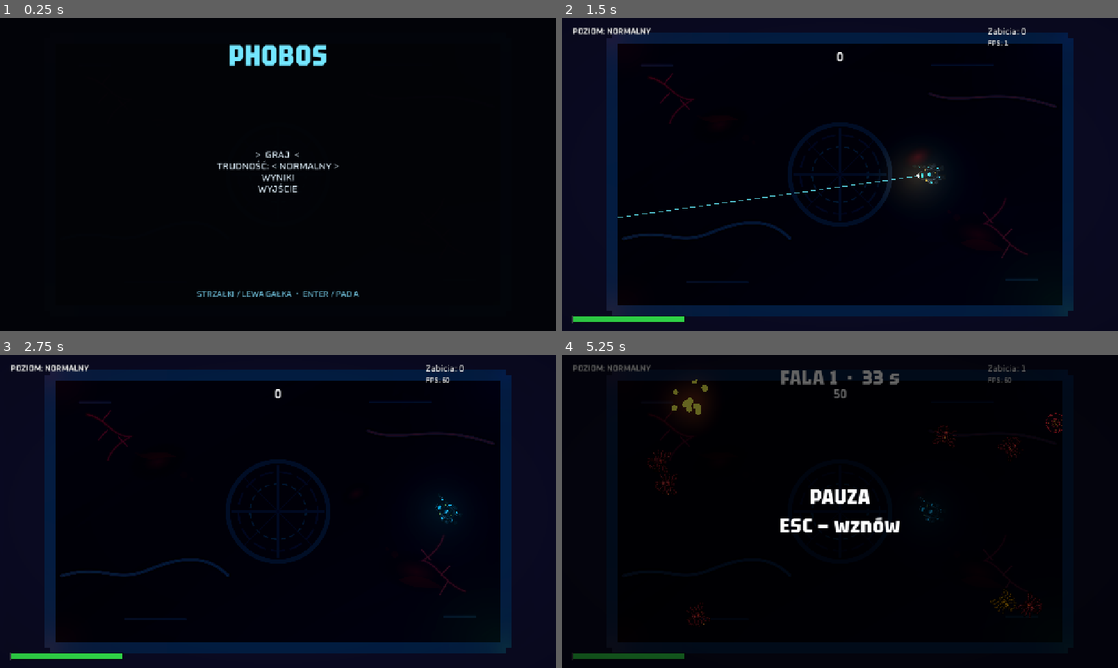
Above: before the commit, frames 1-4 (two rows, left to right).
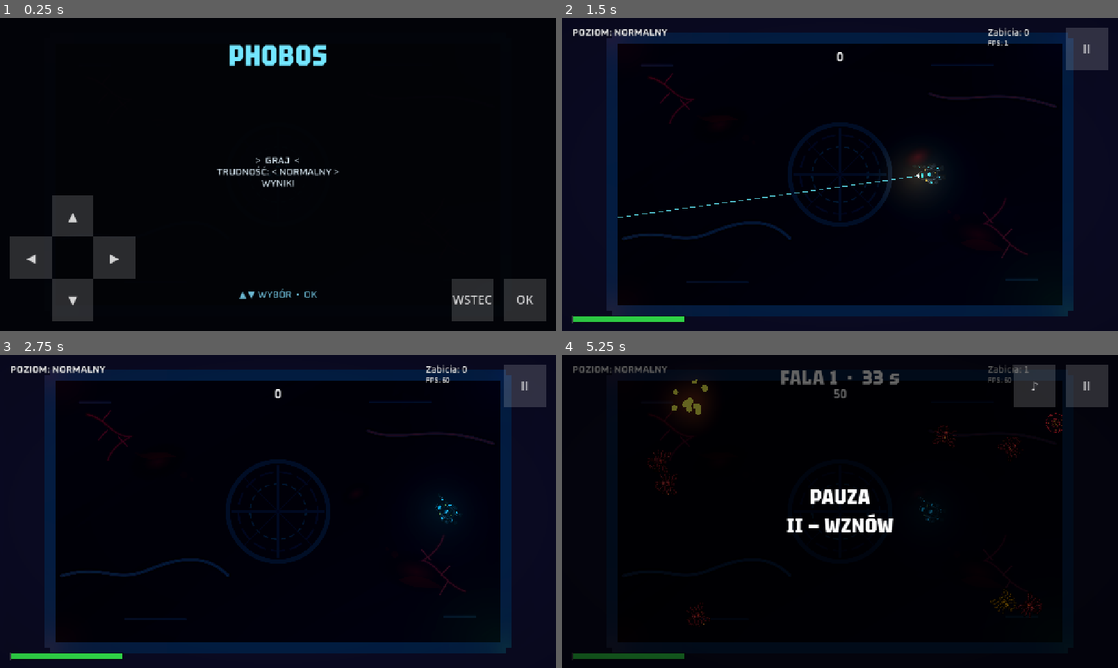
Above: after the commit, the same moments.

Repository: marekpiotrowskimp/phobos
Game: Godot game, scene res://scenes/main.tscn
The game is run twice, just before and just after one commit, with the same random seed, the same clock (stepped at 60 frames per second) and the same inputs.
Inputs (mouse positions are in pixels of both pictures, inside the frame that each line leads up to):
- Up to frame 1 (0.25 s): no input
- Up to frame 2 (1.5 s): tap Enter (menu_confirm) at 0.5 s; move the mouse to (962, 158) at 0.52 s; hold D (menu_right) 0.53-1.25 s; hold Space (shoot) 0.53-1.25 s; click (962, 158) at 0.67 s; drag from (728, 190) to (812, 237) at 1.27 s
- Up to frame 3 (2.75 s): move the mouse to (333, 442) at 2.02 s; hold D (menu_right) from 2.03 s (still down); hold Space (shoot) from 2.03 s (still down); click (333, 442) at 2.17 s
- Up to frame 4 (5.25 s): release D (menu_right) at 2.75 s; release Space (shoot) at 2.75 s; drag from (812, 574) to (673, 464) at 2.77 s; move the mouse to (1006, 558) at 3.52 s; hold A (menu_left) 3.53-4.25 s; hold Space (shoot) 3.53-4.25 s; click (1006, 558) at 3.67 s; tap Enter (menu_confirm) at 4.15 s; drag from (673, 464) to (756, 433) at 4.27 s; move the mouse to (867, 511) at 5.02 s; hold Escape (menu_back) from 5.03 s (still down); hold Space (shoot) from 5.03 s (still down); click (867, 511) at 5.17 s

The runs differ from the first frame. In frame 1, 7.3% of the frame differs, in the area x 1-99%, y 42-97%; in frame 2, 1.5%; in frame 3, 1.5%; in frame 4, 3.0%.

Commit message:
feat(ios): integracja dotyku, safe area i proporcje iPhone/iPad
Scena main tworzy nakładkę dotykową, pauzuje grę przy zejściu aplikacji
do tła, menu bez „WYJŚCIE”, dotyk nie emuluje myszy.
Obraz wypełnia ekran (stretch expand), kamera zachowuje rozmiar areny
na każdym ekranie, HUD i przyciski omijają notch i pasek Home.
Podpowiedzi opisują sterowanie dotykowe, minimalny font 22 px.

Diff:
--- a/ports/ios/project/project.godot
+++ b/ports/ios/project/project.godot
@@ -20,8 +20,12 @@
 window/size/viewport_width=1280
 window/size/viewport_height=720
 window/stretch/mode="canvas_items"
-window/stretch/aspect="keep"
+window/stretch/aspect="expand"
 window/handheld/orientation=4
+
+[input_devices]
+
+pointing/emulate_mouse_from_touch=false
 
 [physics]
 
--- a/ports/ios/project/scripts/hud.gd
+++ b/ports/ios/project/scripts/hud.gd
@@ -49,6 +49,13 @@
 var _display_font: FontVariation
 var _ui_font: FontVariation
 var _ui_font_bold: FontVariation
+## Gameplay HUD controls and their offsets without safe-area margins.
+var _safe_controls: Array[Control] = []
+var _base_offsets := {}
+
+## Width of the menu-screen text column: wide enough for the longest ranking line (≈ 610 px at
+## 22 px) and narrow enough to stay between the touch d-pad and the OK/BACK buttons.
+const SCREEN_COLUMN_WIDTH := 640.0
 
 func _ready() -> void:
 	process_mode = Node.PROCESS_MODE_ALWAYS
@@ -116,7 +123,7 @@
 	add_child(score_label)
 
 	kills_label = Label.new()
-	kills_label.add_theme_font_size_override("font_size", 20)
+	kills_label.add_theme_font_size_override("font_size", 22)
 	kills_label.text = "Zabicia: 0"
 	kills_label.set_anchors_preset(Control.PRESET_TOP_RIGHT)
 	kills_label.position = Vector2(-300, 22)
@@ -131,7 +138,7 @@
 	add_child(fps_label)
 
 	difficulty_label = Label.new()
-	difficulty_label.add_theme_font_size_override("font_size", 18)
+	difficulty_label.add_theme_font_size_override("font_size", 22)
 	difficulty_label.position = Vector2(24, 22)
 	difficulty_label.size = Vector2(300, 28)
 	add_child(difficulty_label)
@@ -176,6 +183,10 @@
 	flash.mouse_filter = Control.MOUSE_FILTER_IGNORE
 	add_child(flash)
 
+	_safe_controls = [wave_label, score_label, kills_label, fps_label, difficulty_label, hp_bar, od_bar]
+	for control in _safe_controls:
+		_base_offsets[control] = [control.offset_left, control.offset_top, control.offset_right, control.offset_bottom]
+
 func _build_panels() -> void:
 	pause_panel = ColorRect.new()
 	pause_panel.color = Color(0, 0, 0, 0.6)
@@ -184,7 +195,7 @@
 	pause_panel.visible = false
 	add_child(pause_panel)
 	_pause_label = Label.new()
-	_pause_label.text = "PAUZA\nESC — wznów"
+	_pause_label.text = "PAUZA\nII — WZNÓW"
 	_pause_label.add_theme_font_size_override("font_size", 48)
 	_pause_label.horizontal_alignment = HORIZONTAL_ALIGNMENT_CENTER
 	_pause_label.vertical_alignment = VERTICAL_ALIGNMENT_CENTER
@@ -227,7 +238,7 @@
 	_go_stats.position = Vector2(-400, 40)
 	_go_stats.size = Vector2(800, 40)
 	game_over_panel.add_child(_go_stats)
-	_go_hint.text = "ENTER / PAD A — GRAJ PONOWNIE"
+	_go_hint.text = "OK — GRAJ PONOWNIE"
 	_go_hint.add_theme_font_size_override("font_size", 26)
 	_go_hint.horizontal_alignment = HORIZONTAL_ALIGNMENT_CENTER
 	_go_hint.set_anchors_preset(Control.PRESET_CENTER)
@@ -245,25 +256,54 @@
 	_screen_title = Label.new()
 	_screen_title.add_theme_font_size_override("font_size", 64)
 	_screen_title.horizontal_alignment = HORIZONTAL_ALIGNMENT_CENTER
-	_screen_title.position = Vector2(120, 45)
-	_screen_title.size = Vector2(1040, 90)
+	_center_in_screen(_screen_title, -315.0, 90.0)
 	_screen_title.add_theme_color_override("font_color", Color(0.45, 0.9, 1.0))
 	screen_panel.add_child(_screen_title)
 	_screen_body = Label.new()
 	_screen_body.add_theme_font_size_override("font_size", 22)
 	_screen_body.horizontal_alignment = HORIZONTAL_ALIGNMENT_CENTER
 	_screen_body.vertical_alignment = VERTICAL_ALIGNMENT_CENTER
-	_screen_body.position = Vector2(100, 135)
-	_screen_body.size = Vector2(1080, 440)
+	_center_in_screen(_screen_body, -225.0, 440.0)
 	_screen_body.add_theme_color_override("font_color", Color(0.84, 0.9, 0.94))
 	screen_panel.add_child(_screen_body)
 	_screen_hint = Label.new()
-	_screen_hint.add_theme_font_size_override("font_size", 19)
+	_screen_hint.add_theme_font_size_override("font_size", 22)
 	_screen_hint.horizontal_alignment = HORIZONTAL_ALIGNMENT_CENTER
-	_screen_hint.position = Vector2(100, 625)
-	_screen_hint.size = Vector2(1080, 38)
+	_center_in_screen(_screen_hint, 265.0, 38.0)
 	_screen_hint.add_theme_color_override("font_color", Color(0.42, 0.72, 0.82))
 	screen_panel.add_child(_screen_hint)
+
+## Anchors a menu-screen label to the screen centre: SCREEN_COLUMN_WIDTH wide, `height` tall,
+## its top edge `top` px from the vertical centre (the 1280x720 layout kept, but centred).
+func _center_in_screen(label: Label, top: float, height: float) -> void:
+	label.anchor_left = 0.5
+	label.anchor_right = 0.5
+	label.anchor_top = 0.5
+	label.anchor_bottom = 0.5
+	label.offset_left = -SCREEN_COLUMN_WIDTH / 2.0
+	label.offset_right = SCREEN_COLUMN_WIDTH / 2.0
+	label.offset_top = top
+	label.offset_bottom = top + height
+
+## Moves the gameplay HUD inside the safe area: controls anchored to an edge keep their inset
+## from that edge of the safe area. margins = {left, top, right, bottom} in canvas pixels.
+func apply_safe_margins(margins: Dictionary) -> void:
+	for control in _safe_controls:
+		var base: Array = _base_offsets[control]
+		var dx := 0.0
+		if control.anchor_left == 0.0 and control.anchor_right == 0.0:
+			dx = float(margins.get("left", 0.0))
+		elif control.anchor_left == 1.0 and control.anchor_right == 1.0:
+			dx = -float(margins.get("right", 0.0))
+		var dy := 0.0
+		if control.anchor_top == 0.0 and control.anchor_bottom == 0.0:
+			dy = float(margins.get("top", 0.0))
+		elif control.anchor_top == 1.0 and control.anchor_bottom == 1.0:
+			dy = -float(margins.get("bottom", 0.0))
+		control.offset_left = base[0] + dx
+		control.offset_top = base[1] + dy
+		control.offset_right = base[2] + dx
+		control.offset_bottom = base[3] + dy
 
 func reset() -> void:
 	set_hp(Balance.player_max_hp, Balance.player_max_hp)
@@ -310,11 +350,11 @@
 	set_gameplay_visible(true)
 
 func show_main_menu(selected: int, difficulty: String) -> void:
-	var entries := ["GRAJ", "TRUDNOŚĆ: < %s >" % difficulty, "WYNIKI", "WYJŚCIE"]
+	var entries := ["GRAJ", "TRUDNOŚĆ: < %s >" % difficulty, "WYNIKI"]
 	var lines := PackedStringArray()
 	for i in entries.size():
 		lines.append((">  %s  <" if i == selected else "   %s   ") % entries[i])
-	_show_screen("PHOBOS", "\n".join(lines), "STRZAŁKI / LEWA GAŁKA  •  ENTER / PAD A")
+	_show_screen("PHOBOS", "\n".join(lines), "▲▼ WYBÓR  •  OK")
 
 func show_initials(chars: PackedStringArray, cursor: int, result: Dictionary, difficulty: String) -> void:
 	var displayed := PackedStringArray()
@@ -324,7 +364,7 @@
 		int(result.get("score", 0)), difficulty, int(result.get("wave", 0)),
 		int(result.get("kills", 0)), "   ".join(displayed)
 	]
-	_show_screen("WPISZ INICJAŁY", body, "GÓRA/DÓŁ: LITERA  •  LEWO/PRAWO: POZYCJA  •  ENTER / PAD A")
+	_show_screen("WPISZ INICJAŁY", body, "▲▼ LITERA  •  ◀▶ POZYCJA  •  OK")
 
 func show_results(entries: Array, filter_label: String, summary: Dictionary, from_run: bool) -> void:
 	var lines := PackedStringArray()
@@ -348,7 +388,7 @@
 		])
 	if count == 0:
 		lines.append("\nBRAK ZAPISANYCH WYNIKÓW")
-	var hint := "LEWO/PRAWO: FILTR  •  ENTER / PAD A: JESZCZE RAZ  •  ESC / PAD B: MENU" if from_run else "LEWO/PRAWO: FILTR  •  ENTER / ESC / PAD A/B: MENU"
+	var hint := "◀▶ FILTR  •  OK JESZCZE RAZ  •  WSTECZ MENU" if from_run else "◀▶ FILTR  •  OK / WSTECZ MENU"
 	_show_screen("WYNIKI", "\n".join(lines), hint)
 
 func set_gameplay_visible(on: bool) -> void:
--- a/ports/ios/project/scripts/main.gd
+++ b/ports/ios/project/scripts/main.gd
@@ -1,10 +1,18 @@
 extends Node3D
 
-const MENU_ITEMS := ["play", "difficulty", "results", "quit"]
+# iOS: no "quit" item — apps must not terminate themselves (App Store guidelines).
+const MENU_ITEMS := ["play", "difficulty", "results"]
+const TouchControlsScript := preload("res://scripts/touch/touch_controls.gd")
+const SafeArea := preload("res://scripts/ui/safe_area.gd")
+## Orthographic camera height at the 16:9 design size; on narrower screens (iPad 4:3) the
+## same horizontal extent is kept instead, so the whole arena always stays on screen.
+const CAMERA_HEIGHT := 27.5
+const DESIGN_ASPECT := 1280.0 / 720.0
 const RESULT_FILTERS := ["all", "easy", "normal", "hard"]
 
 var player: Player
 var hud: Hud
+var touch_controls: Node
 var camera: Camera3D
 var world_environment: Environment
 
@@ -82,6 +90,11 @@
 	_build_camera()
 	hud = Hud.new()
 	add_child(hud)
+	touch_controls = TouchControlsScript.new()
+	touch_controls.source = self
+	add_child(touch_controls)
+	get_viewport().size_changed.connect(_on_viewport_resized)
+	_on_viewport_resized()
 	player = Player.new()
 	player.process_mode = Node.PROCESS_MODE_PAUSABLE
 	add_child(player)
@@ -524,6 +537,16 @@
 	else:
 		_show_results(true)
 
+func _notification(what: int) -> void:
+	if what != NOTIFICATION_APPLICATION_PAUSED:
+		return
+	# iOS: the app went to the background — drop held touches and pause a running round.
+	if touch_controls != null:
+		touch_controls.release_all()
+	if screen == "game" and state != "over" and not get_tree().paused:
+		get_tree().paused = true
+		hud.toggle_pause(true)
+
 func _unhandled_input(event: InputEvent) -> void:
 	if event.is_action_pressed("mute"):
 		AudioServer.set_bus_mute(0, not AudioServer.is_bus_mute(0))
@@ -567,8 +590,6 @@
 			"results":
 				_results_filter_index = 0
 				_show_results(false)
-			"quit":
-				get_tree().quit()
 		return
 	hud.show_main_menu(_menu_index, _difficulty_label(GameState.selected_difficulty))
 
@@ -851,10 +872,29 @@
 	camera.position.y = 34.0
 	camera.position.z = _rng.randf_range(-1.0, 1.0) * k
 
+func _fit_camera() -> void:
+	var visible := get_viewport().get_visible_rect().size
+	if visible.y <= 0.0 or visible.x / visible.y >= DESIGN_ASPECT:
+		camera.keep_aspect = Camera3D.KEEP_HEIGHT
+		camera.size = CAMERA_HEIGHT
+	else:
+		camera.keep_aspect = Camera3D.KEEP_WIDTH
+		camera.size = CAMERA_HEIGHT * DESIGN_ASPECT
+
+func _on_viewport_resized() -> void:
+	_fit_camera()
+	apply_safe_area(DisplayServer.get_display_safe_area(), DisplayServer.window_get_size())
+
+## Lays HUD and touch controls out inside the device safe area (notch, home indicator).
+func apply_safe_area(safe_rect: Rect2i, window_size: Vector2i) -> void:
+	var margins := SafeArea.margins(safe_rect, window_size, get_viewport().get_visible_rect().size)
+	hud.apply_safe_margins(margins)
+	touch_controls.set_safe_margins(margins)
+
 func _build_camera() -> void:
 	camera = Camera3D.new()
 	camera.projection = Camera3D.PROJECTION_ORTHOGONAL
-	camera.size = 27.5
+	camera.size = CAMERA_HEIGHT
 	camera.position = Vector3(0, 34, 0)
 	camera.rotation_degrees = Vector3(-90, 0, 0)
 	camera.near = 1.0
--- /dev/null
+++ b/ports/ios/project/scripts/ui/safe_area.gd
@@ -0,0 +1,19 @@
+extends RefCounted
+## Converts the display safe area (notch, Dynamic Island, home indicator) into margins in
+## canvas units — the coordinates HUD and touch controls are laid out in.
+
+
+## safe_rect   — DisplayServer.get_display_safe_area() in window pixels (empty = unknown)
+## window_size — DisplayServer.window_get_size() in pixels
+## visible     — the canvas size (Viewport.get_visible_rect().size)
+## Returns {left, top, right, bottom}; all 0 when the safe area is unknown.
+static func margins(safe_rect: Rect2i, window_size: Vector2i, visible: Vector2) -> Dictionary:
+	var result := {"left": 0.0, "top": 0.0, "right": 0.0, "bottom": 0.0}
+	if safe_rect.size.x <= 0 or safe_rect.size.y <= 0 or window_size.x <= 0 or window_size.y <= 0:
+		return result
+	var scale := Vector2(visible.x / window_size.x, visible.y / window_size.y)
+	result["left"] = maxf(safe_rect.position.x, 0.0) * scale.x
+	result["top"] = maxf(safe_rect.position.y, 0.0) * scale.y
+	result["right"] = maxf(window_size.x - safe_rect.end.x, 0.0) * scale.x
+	result["bottom"] = maxf(window_size.y - safe_rect.end.y, 0.0) * scale.y
+	return result
Not shown, added: ports/ios/project/scripts/ui/safe_area.gd.uid
